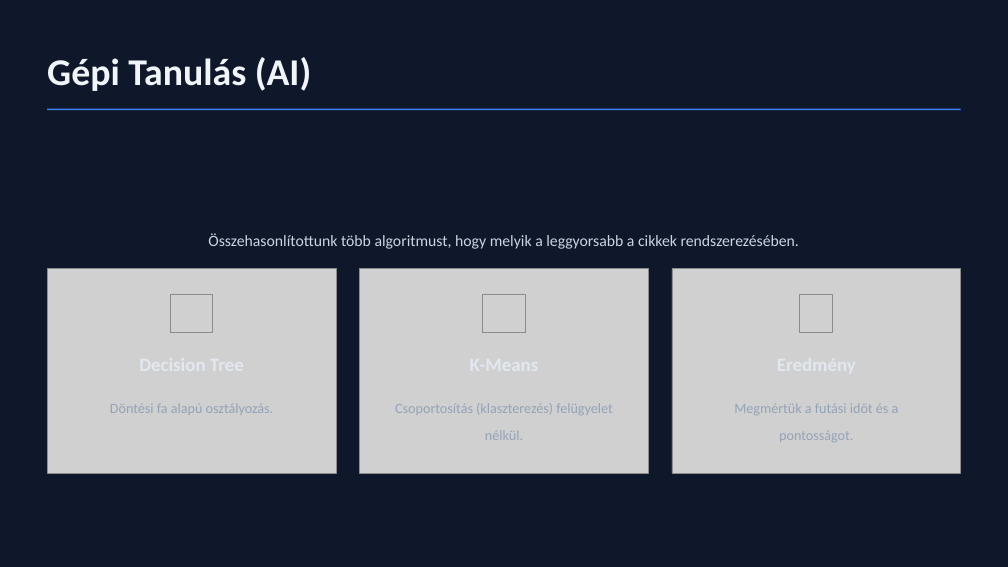
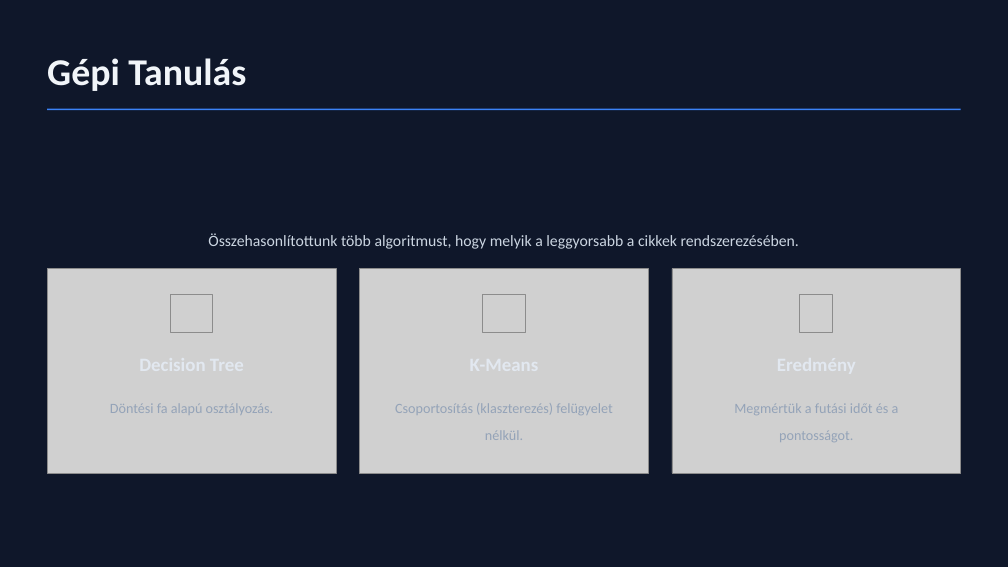
Before and after one commit to LoosAP/TextAndWebMining, a slide deck: slide 5 of Hírek Elemzése Pythonnal.pptx. Drawn at 1008x567 pixels with LibreOffice and Linux fonts; fonts in the diff are those of the drawing; grey boxes stand for pictures; background and template pictures are left out. Boxes give left, top, right and bottom in pixels: in the first picture for what was removed or moved away, otherwise in the second. Text is boxed around its words. In the diff, an @@ line names an element or a change of style, - is before the commit and + after.

```diff
--- a/Hírek Elemzése Pythonnal.pptx
+++ b/Hírek Elemzése Pythonnal.pptx
@@ text at [47,58,246,91]: text changed @@
-Gépi Tanulás (AI)
+Gépi Tanulás
```
Also in this commit, not shown: 4 other slides changed, 1 slide removed.
